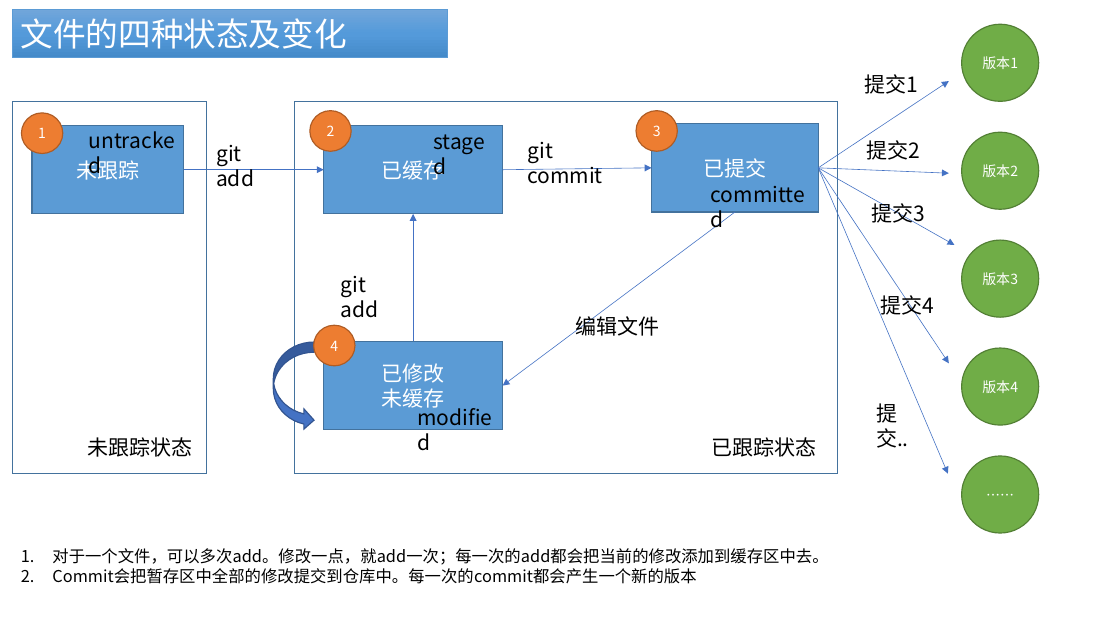
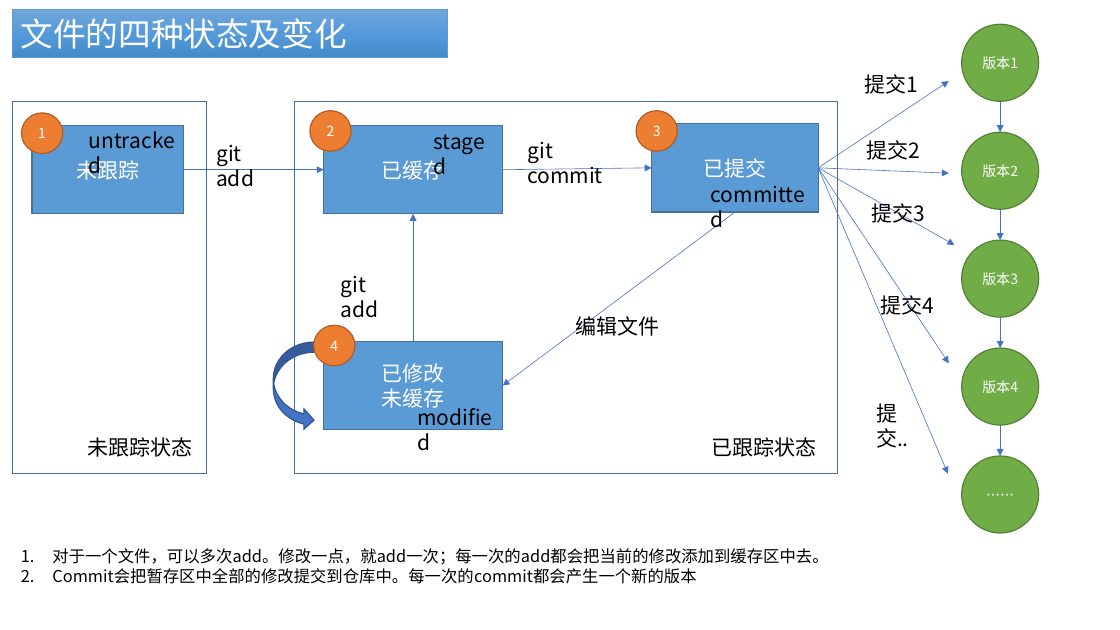
Before and after one commit to fanyouf/04-git, a slide deck: slide 4 of ppt.pptx. Drawn at 1120x630 pixels with LibreOffice and Linux fonts; fonts in the diff are those of the drawing. Boxes give left, top, right and bottom in pixels: in the first picture for what was removed or moved away, otherwise in the second. Text is boxed around its words. In the diff, an @@ line names an element or a change of style, - is before the commit and + after.

```diff
--- a/ppt.pptx
+++ b/ppt.pptx
@@ arrow added from (1001, 102) to (1001, 132), #4472C4 0.5 pt @@
@@ arrow added from (1001, 209) to (1001, 240), #4472C4 0.5 pt @@
@@ arrow added from (1001, 318) to (1001, 348), #4472C4 0.5 pt @@
@@ arrow added from (1001, 425) to (1001, 456), #4472C4 0.5 pt @@
```
Also in this commit, not shown: 1 other slide changed, 4 slides added, 1 slide removed, 2 other files.
